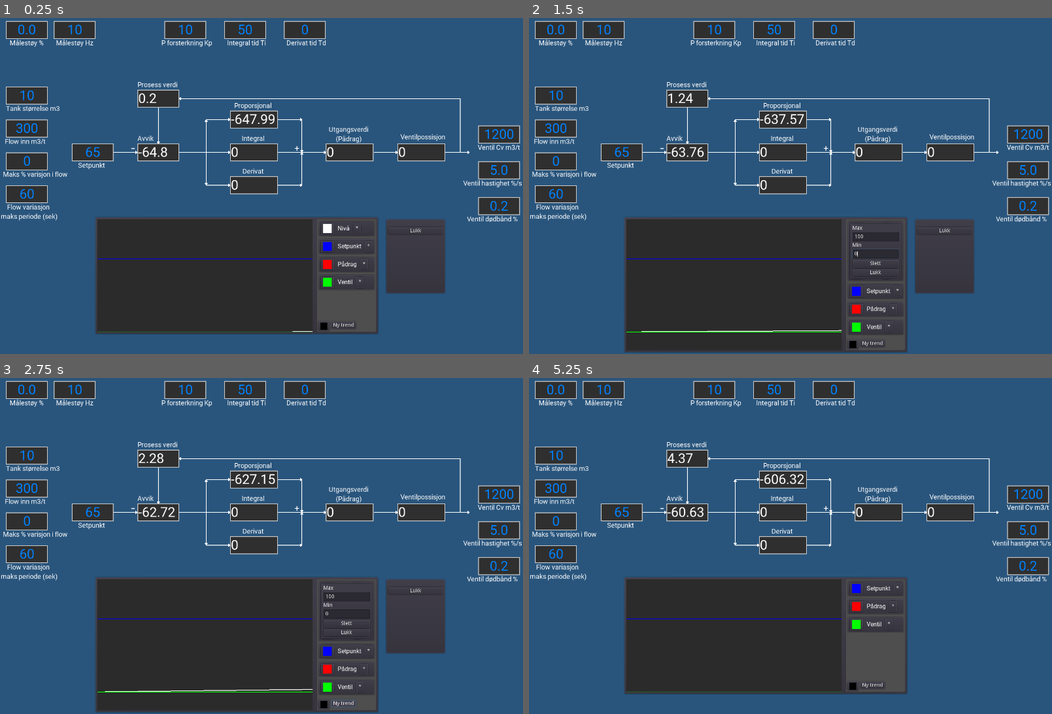
Above: before the commit, frames 1-4 (two rows, left to right).
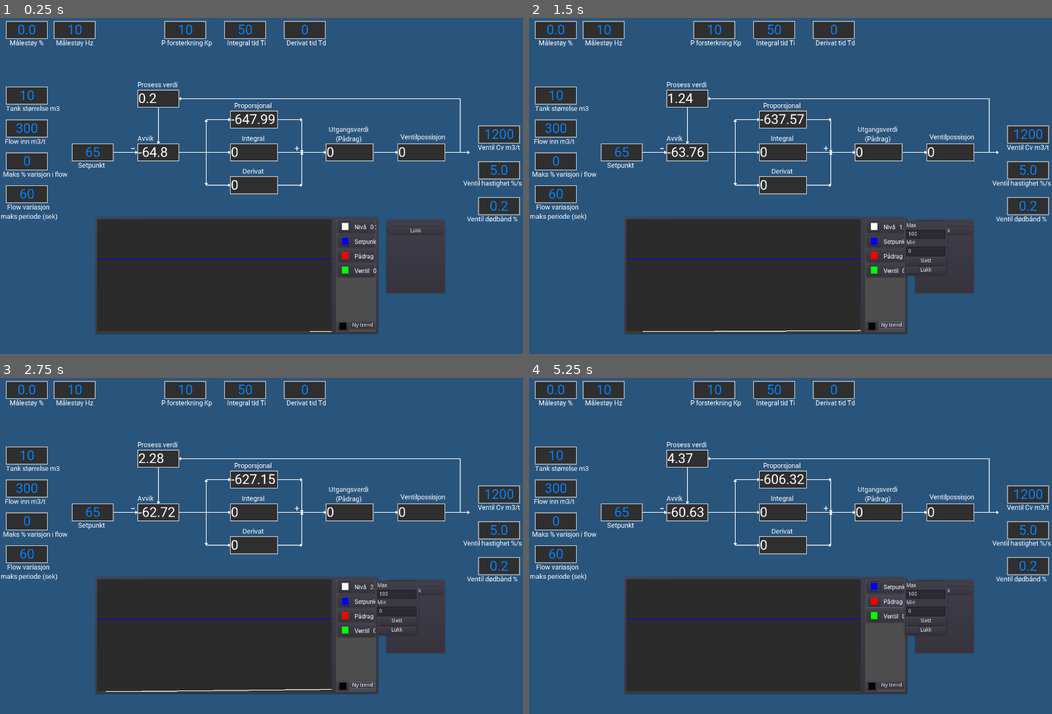
Above: after the commit, the same moments.

Repository: Keroflux/PIDsimulator
Game: Godot game, scene res://PIDsim.tscn
Same seed, same stepped clock (60 frames per second), same inputs: the game is played once before the commit and once after it.
Inputs (mouse positions are in pixels of both pictures, inside the frame that each line leads up to):
- Up to frame 1 (0.25 s): no input
- Up to frame 2 (1.5 s): click (884, 226) at 0.52 s; click "*" (after the commit: "Ny trend") at 1.25 s
- Up to frame 3 (2.75 s): click "Ny trend" at 2 s
- Up to frame 4 (5.25 s): click "Slett" at 2.75 s; click (884, 586) at 3.52 s; click "Lukk" at 4.25 s; click (884, 599) at 5.02 s

The runs differ from the first frame. In frame 1, 1.4% of the frame differs, in the area x 55-72%, y 59-94%; in frame 2, 4.9%; in frame 3, 4.9%, in the area x 18-80%, y 59-100%; in frame 4, 4.1%.

Commit message:
mye bedre trend label

Diff:
--- a/Trend.gd
+++ b/Trend.gd
@@ -13,7 +13,7 @@
 		var l = trend_label.instance()
 		t.default_color = trend_color[i]
 		t.data_source = trends[i]
-
+		l.data_point = trends[i]
 		l.get_child(0).get_child(0).color = trend_color[i]
 		l.get_child(0).get_child(0).connect("color_changed", t, "change_color")
 		l.get_node("Config/VBoxContainer/Max").connect("text_entered", t, "change_max")
@@ -73,3 +73,8 @@
 	$PanelContainer.hide()
 	for child in $PanelContainer/VBoxContainer/VBoxContainer.get_children():
 		child.queue_free()
+
+
+func _on_Trend_resized():
+	for t in $PanelContainer2/HSplitContainer/Trend/TrendLines.get_children():
+		t.change_scale_y()
--- a/Trend.tscn
+++ b/Trend.tscn
@@ -102,6 +102,7 @@
 margin_bottom = 35.0
 text = "Lukk"
 
+[connection signal="resized" from="PanelContainer2/HSplitContainer/Trend" to="." method="_on_Trend_resized"]
 [connection signal="color_changed" from="PanelContainer2/HSplitContainer/PanelContainer/VSplitContainer/HBC/Bakgrunn" to="." method="_on_Bakgrunn_color_changed"]
 [connection signal="pressed" from="PanelContainer2/HSplitContainer/PanelContainer/VSplitContainer/HBC/Button" to="." method="_on_Button_pressed"]
 [connection signal="pressed" from="PanelContainer/VBoxContainer/Lukk" to="." method="_on_Lukk_pressed"]
--- a/TrendLabel.gd
+++ b/TrendLabel.gd
@@ -1,5 +1,16 @@
-extends PanelContainer
+extends Button
 
+var data_point = "E"
+
+
+func _ready():
+	$Config.set_as_toplevel(true)
+	$Config.rect_global_position = rect_global_position
+	$Config.rect_position.x += 100
+
+
+func _process(delta):
+	$HBoxContainer/Label2.text = str(stepify(data_point.trend, 0.01))
 
 
 func _on_Button_pressed():
--- a/TrendLabel.tscn
+++ b/TrendLabel.tscn
@@ -6,83 +6,97 @@
 [sub_resource type="DynamicFont" id=5]
 font_data = ExtResource( 1 )
 
-[node name="PanelContainer" type="PanelContainer"]
+[node name="PanelContainer" type="Button"]
 margin_right = 214.0
-margin_bottom = 44.0
+margin_bottom = 35.0
+rect_min_size = Vector2( 0, 35 )
 script = ExtResource( 2 )
 
 [node name="HBoxContainer" type="HBoxContainer" parent="."]
-margin_left = 7.0
-margin_top = 7.0
-margin_right = 207.0
-margin_bottom = 37.0
+margin_left = 6.0
+margin_top = 4.0
+margin_right = 206.0
+margin_bottom = 34.0
 custom_constants/separation = 10
 
 [node name="ColorPickerButton" type="ColorPickerButton" parent="HBoxContainer"]
-margin_right = 35.0
-margin_bottom = 30.0
-rect_min_size = Vector2( 35, 0 )
+margin_right = 30.0
+margin_bottom = 25.0
+rect_min_size = Vector2( 30, 25 )
+size_flags_horizontal = 0
+size_flags_vertical = 0
 
 [node name="Label" type="Label" parent="HBoxContainer"]
-margin_left = 45.0
-margin_right = 77.0
+margin_left = 40.0
+margin_right = 72.0
 margin_bottom = 30.0
-rect_min_size = Vector2( 0, 30 )
+rect_min_size = Vector2( 0, 20 )
+size_flags_horizontal = 0
+size_flags_vertical = 1
 custom_fonts/font = SubResource( 5 )
 text = "Nivå"
 valign = 1
 
-[node name="Button" type="Button" parent="HBoxContainer"]
-margin_left = 87.0
-margin_right = 107.0
+[node name="Label2" type="Label" parent="HBoxContainer"]
+margin_left = 82.0
+margin_right = 98.0
 margin_bottom = 30.0
-text = "*"
+rect_min_size = Vector2( 0, 20 )
+size_flags_horizontal = 0
+size_flags_vertical = 1
+custom_fonts/font = SubResource( 5 )
+text = "??"
+valign = 1
 
 [node name="Config" type="PanelContainer" parent="."]
 visible = false
-margin_left = 7.0
-margin_top = 7.0
-margin_right = 207.0
-margin_bottom = 157.0
+margin_left = 49.0
+margin_top = 3.0
+margin_right = 168.0
+margin_bottom = 153.0
 
 [node name="VBoxContainer" type="VBoxContainer" parent="Config"]
 margin_left = 7.0
 margin_top = 7.0
-margin_right = 193.0
+margin_right = 112.0
 margin_bottom = 143.0
 
 [node name="Label" type="Label" parent="Config/VBoxContainer"]
-margin_right = 186.0
+margin_right = 105.0
 margin_bottom = 14.0
 text = "Max"
 
 [node name="Max" type="LineEdit" parent="Config/VBoxContainer"]
 margin_top = 18.0
-margin_right = 186.0
+margin_right = 105.0
 margin_bottom = 42.0
+caret_blink = true
+caret_blink_speed = 0.5
 
 [node name="Label2" type="Label" parent="Config/VBoxContainer"]
 margin_top = 46.0
-margin_right = 186.0
+margin_right = 105.0
 margin_bottom = 60.0
 text = "Min"
 
 [node name="Min" type="LineEdit" parent="Config/VBoxContainer"]
 margin_top = 64.0
-margin_right = 186.0
+margin_right = 105.0
 margin_bottom = 88.0
+caret_blink = true
+caret_blink_speed = 0.5
 
 [node name="Slett" type="Button" parent="Config/VBoxContainer"]
 margin_top = 92.0
-margin_right = 186.0
+margin_right = 105.0
 margin_bottom = 112.0
 text = "Slett"
 
 [node name="Lukk" type="Button" parent="Config/VBoxContainer"]
 margin_top = 116.0
-margin_right = 186.0
+margin_right = 105.0
 margin_bottom = 136.0
 text = "Lukk"
 
-[connection signal="pressed" from="HBoxContainer/Button" to="." method="_on_Button_pressed"]
+[connection signal="pressed" from="." to="." method="_on_Button_pressed"]
 [connection signal="pressed" from="Config/VBoxContainer/Lukk" to="." method="_on_Lukk_pressed"]
--- a/TrendLine.gd
+++ b/TrendLine.gd
@@ -67,3 +67,9 @@
 	minValue = float(value)
 	var minmax = maxValue - minValue
 	scaleY = trend_box.rect_size.y / minmax
+
+
+func change_scale_y():
+	position.y = trend_box.rect_size.y
+	var minmax = maxValue - minValue
+	scaleY = trend_box.rect_size.y / minmax
